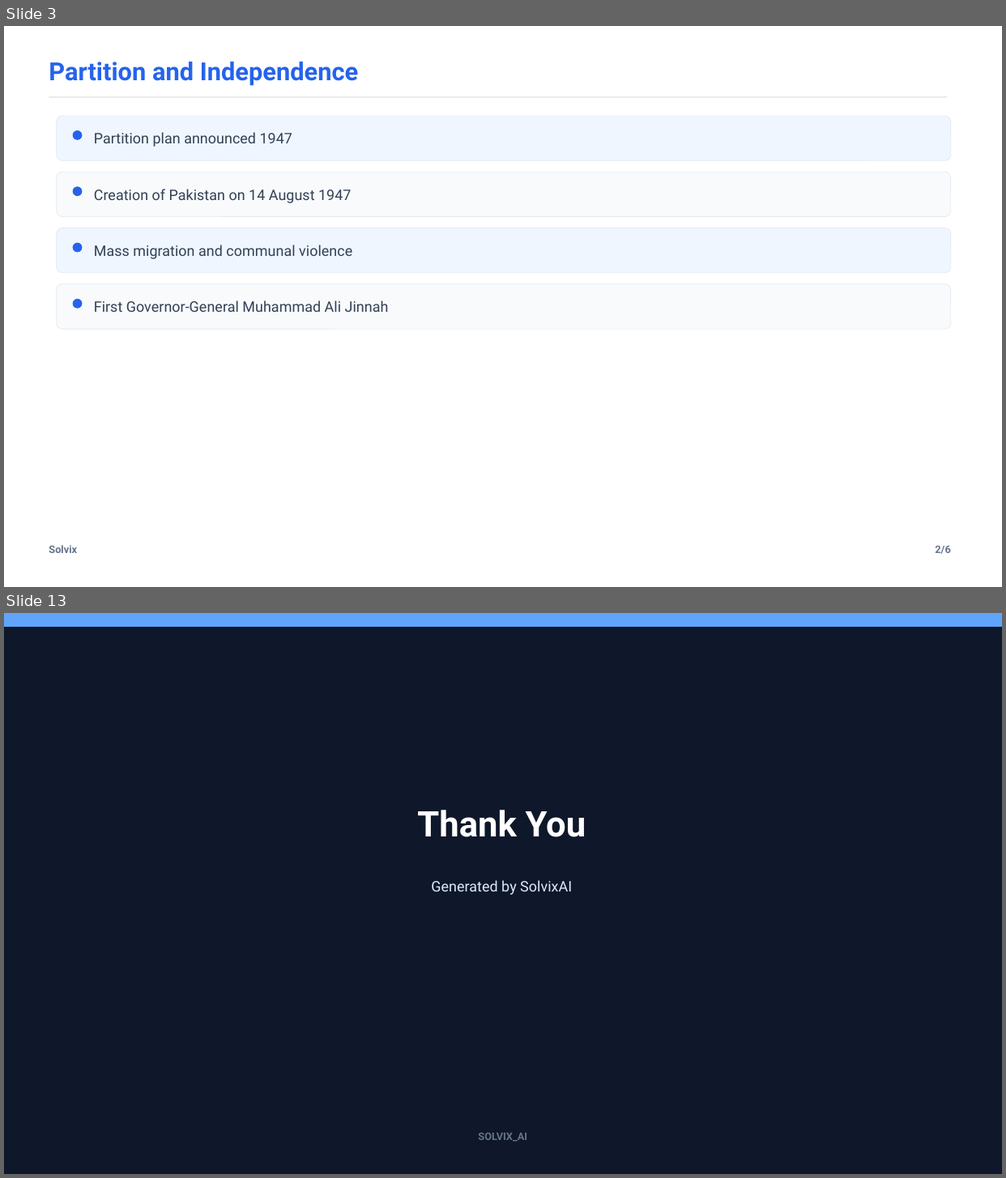
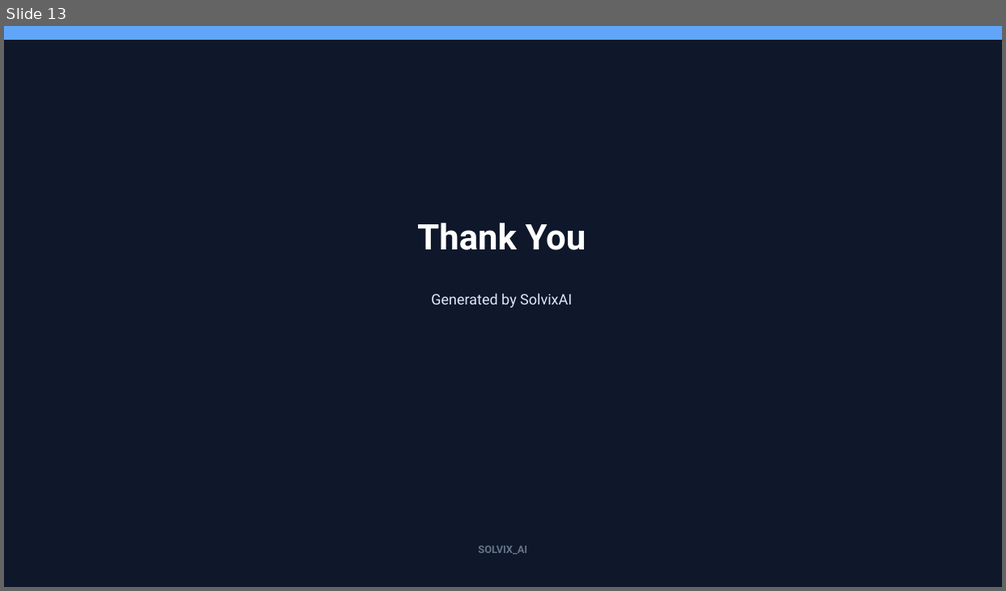
Before and after one commit to SirajAbid17/Solvix, a slide deck: backend/services/agent/presentation.pptx. Shown one above the other, each under a label of ours: slides 3 and 13 before the commit, slide 13 after it; the slides between them are not shown. The pictures are 1006x1178 and 1006x591 pixels, drawn with LibreOffice and Linux fonts; fonts in the diff are those of the drawing. Boxes give left, top, right and bottom in pixels: in the first picture for what was removed or moved away, otherwise in the second. Text is boxed around its words. In the diff, an @@ line names an element or a change of style, - is before the commit and + after.

```diff
--- a/backend/services/agent/presentation.pptx
+++ b/backend/services/agent/presentation.pptx
@@ slide 3 removed at box(4, 26, 1002, 587), background #FFFFFF @@
@@ text removed at box(49, 62, 358, 86) @@
-Partition and Independence
@@ line removed from (49, 97) to (948, 97) @@
@@ rounded rectangle removed at box(57, 116, 951, 160) @@
@@ ellipse removed at box(73, 130, 82, 139) @@
@@ text removed at box(94, 132, 292, 147) @@
-Partition plan announced 1947
@@ rounded rectangle removed at box(57, 172, 951, 217) @@
@@ ellipse removed at box(73, 187, 82, 196) @@
@@ text removed at box(94, 189, 351, 203) @@
-Creation of Pakistan on 14 August 1947
@@ rounded rectangle removed at box(57, 228, 951, 273) @@
@@ ellipse removed at box(73, 243, 82, 252) @@
@@ text removed at box(94, 245, 352, 259) @@
-Mass migration and communal violence
@@ rounded rectangle removed at box(57, 284, 951, 329) @@
@@ ellipse removed at box(73, 299, 82, 308) @@
@@ text removed at box(94, 301, 389, 312) @@
-First Governor‑General Muhammad Ali Jinnah
@@ text removed at box(49, 545, 77, 553) @@
-Solvix
@@ text removed at box(935, 546, 950, 554) @@
-2/6
```
Also in this commit, not shown: 6 slides changed, 6 slides added, 5 other slides removed, 25 other files.
